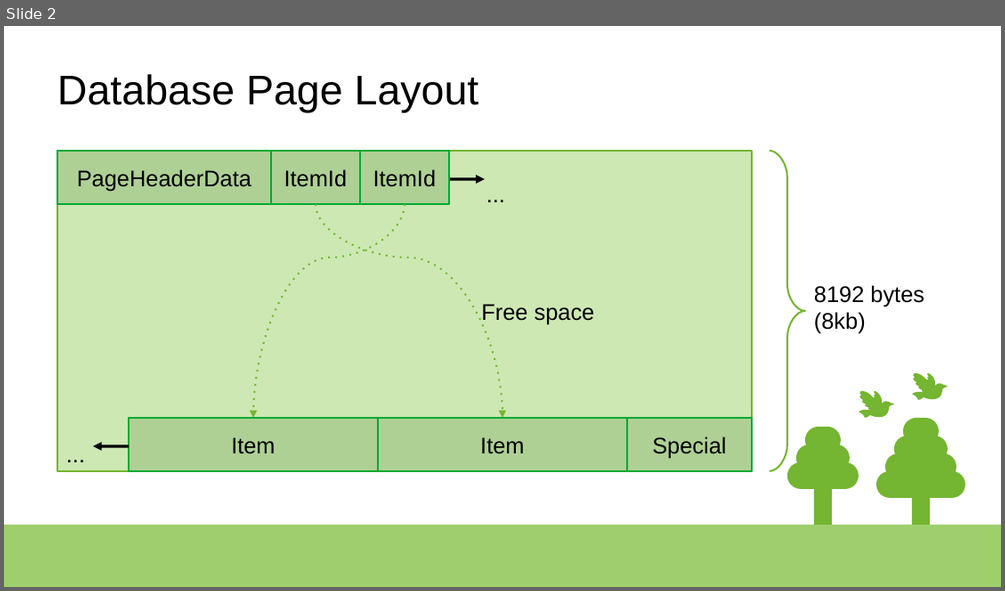
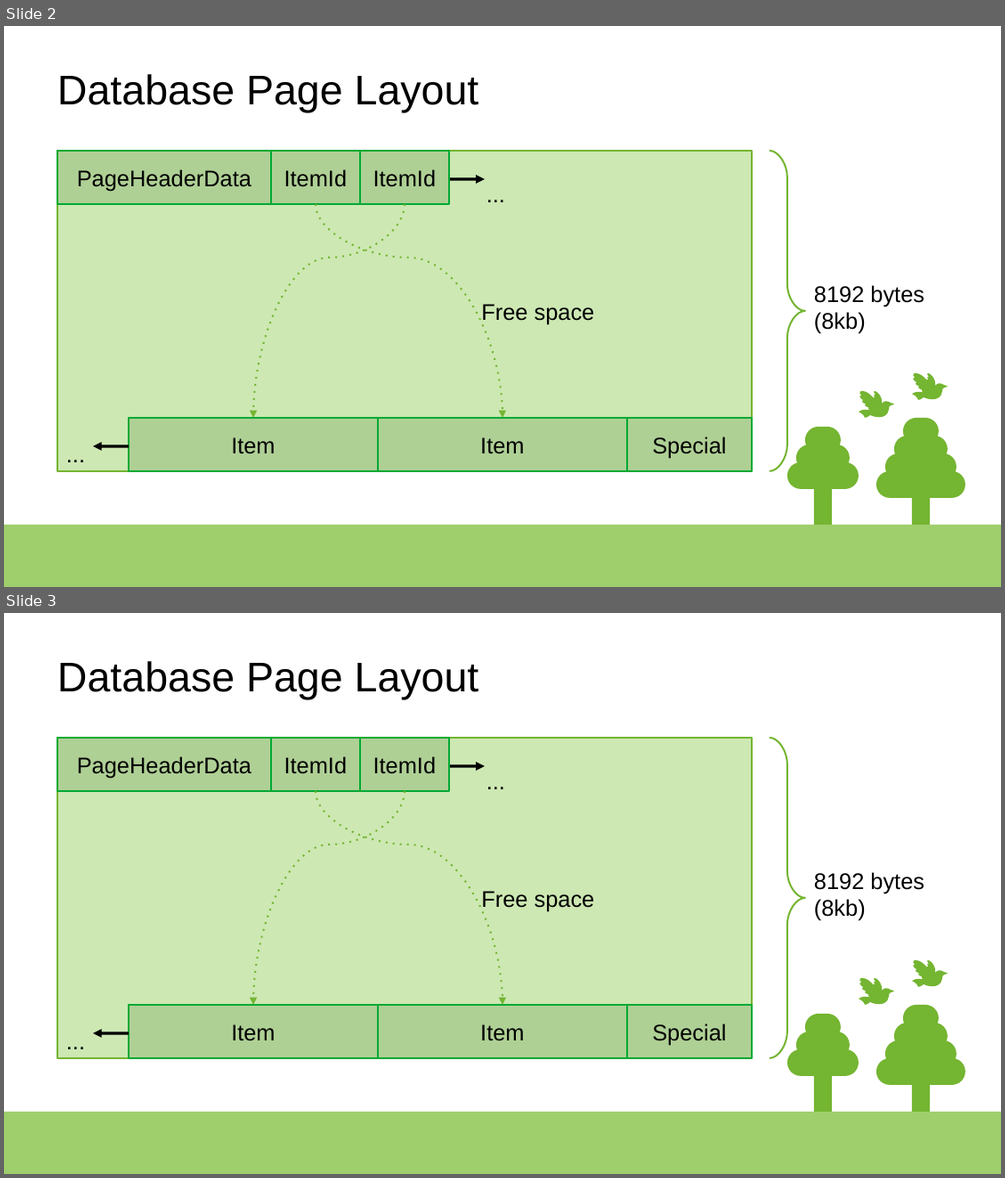
Before and after one commit to rsibanez89/postgres-indexing, a slide deck: Presentation.odp. Shown one above the other, each under a label of ours: slide 2 before the commit, slides 2 and 3 after it. The pictures are 1005x591 and 1005x1178 pixels, drawn with LibreOffice and Linux fonts; fonts in the diff are those of the drawing. Boxes give left, top, right and bottom in pixels: in the first picture for what was removed or moved away, otherwise in the second. Text is boxed around its words. In the diff, an @@ line names an element or a change of style, - is before the commit and + after.

```diff
--- a/Presentation.odp
+++ b/Presentation.odp
@@ slide 3 added at (x1=4, y1=613, x2=1001, y2=1174), background #FFFFFF; not listed: 26 template elements that a slide beside it also shows @@
@@ title added at (x1=57, y1=661, x2=479, y2=699), 33 pt, text #000000 @@
+Database Page Layout
@@ rectangle added at (x1=57, y1=738, x2=752, y2=1058), fill #CDE8B3, outline #74B531 1.42 pt @@
@@ rectangle added at (x1=57, y1=738, x2=271, y2=791), fill #AFD095, outline #00A933 1.42 pt, 18 pt, text #000000 @@
+PageHeaderData
@@ rectangle added at (x1=271, y1=738, x2=359, y2=791), fill #AFD095, outline #00A933 1.42 pt, 18 pt, text #000000 @@
+ItemId
@@ rectangle added at (x1=360, y1=738, x2=449, y2=791), fill #AFD095, outline #00A933 1.42 pt, 18 pt, text #000000 @@
+ItemId
@@ freeform shape added at (x1=769, y1=738, x2=804, y2=1058), outline #74B531 1.42 pt @@
@@ arrow added from (449, 766) to (485, 766), #000000 2.3 pt @@
@@ text added at (x1=478, y1=763, x2=532, y2=797), 18 pt, text #000000 @@
+...
@@ curved arrow added from (404, 791) to (254, 1005), #74B531 1.42 pt dashed @@
@@ curved arrow added from (316, 791) to (502, 1005), #74B531 1.42 pt dashed @@
@@ text added at (x1=814, y1=872, x2=924, y2=921), 18 pt, text #000000 @@
+8192 bytes
+(8kb)
@@ text added at (x1=481, y1=891, x2=595, y2=911), 18 pt, text #000000 @@
+Free space
@@ rectangle added at (x1=129, y1=1005, x2=379, y2=1058), fill #AFD095, outline #00A933 1.42 pt, 18 pt, text #000000 @@
+Item
@@ rectangle added at (x1=378, y1=1005, x2=627, y2=1058), fill #AFD095, outline #00A933 1.42 pt, 18 pt, text #000000 @@
+Item
@@ rectangle added at (x1=627, y1=1005, x2=752, y2=1058), fill #AFD095, outline #00A933 1.42 pt, 18 pt, text #000000 @@
+Special
@@ text added at (x1=57, y1=1022, x2=111, y2=1058), 18 pt, text #000000 @@
+...
@@ arrow added from (129, 1034) to (93, 1034), #000000 2.3 pt @@
```
Also in this commit, not shown: 3 slides changed, 2 other slides added.
